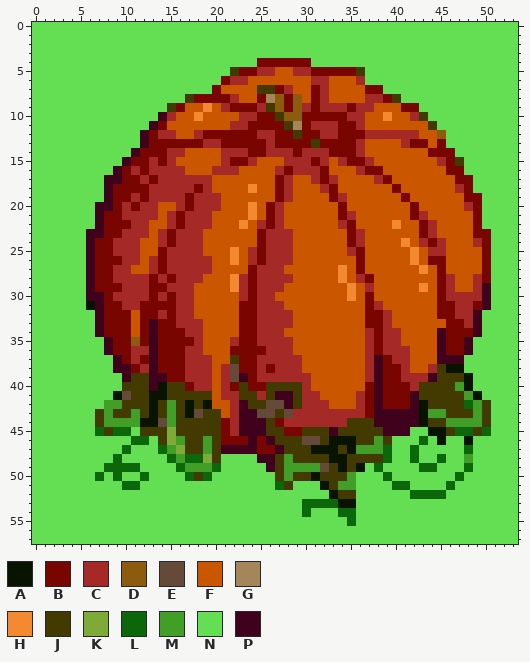
Two states of a pixel-art sprite, assets/pumpkin/result.png. The picture above was drawn from the file before the commit.
The file is 54x58 pixels.
Palette (. is transparent): A #081400  B #790500  C #a52a27  D #8c5b0d  E #664a39  F #ca5600  G #a5865b  H #f48932  J #423a00  K #7eab38  L #0b670a  M #419f27  N #64df53  P #3f011b
The same view after the edit:
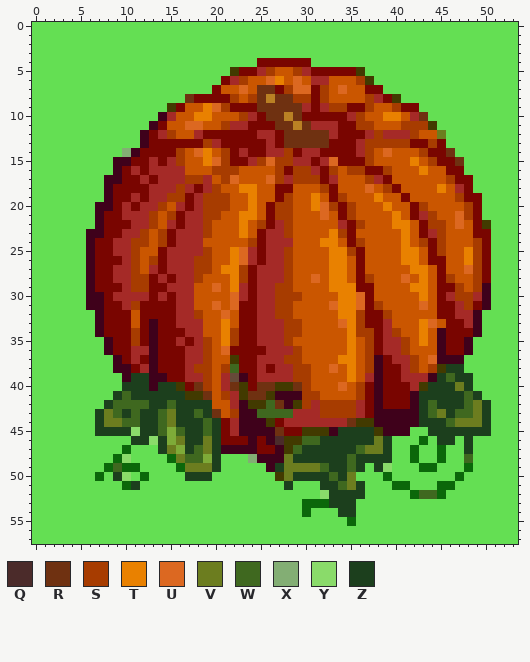
Colours new in this view: Q #4b2b2a  R #6f3111  S #a73c00  T #e98100  U #dc6821  V #6c7d1f  W #3f681f  X #83ae74  Y #8adb6a  Z #1c3f1d
Change:
colour G: #a5865b -> #ba8124
Changed rows in their new state; - is a pixel that keeps its letter.
first column x 6:
 5 --------------------S--S---------------------
 6 -----------------S--UT-U------SJ-------------
 7 -----------------U-RR-SUU-S-U----------------
 8 -----------R----S-SR-RRSS-S----S-------------
 9 -------------TUS---RRRRR---SS-BS--S----------
10 ------------TT---S--RRGR------S--TT--R-------
11 -----------UU--S-----RR-R-----SS---SSS-------
12 ---------S------------RRRRR-----S---S--V-----
13 -------------S--------RRRRR----SSSSS--S------
14 ----X----BS-UT-SB-----S---B----S-U---S--R----
15 ---P------S--TUS---SUSS----UB--S----T-SB-R---
16 --------------SSS----S-SS--S-SS--S---T-------
17 -----------SS--SU---US-SSS-----S--------S----
18 ----------S---S--TT---B---S----U-S-----T-----
19 ---------SS--SSS--T---S--T--S---T--------S---
20 --------S----SSS--T--SS--TUS-S---T---S----S--
21 -------S-S---SS--TT--SS---U--S----T---S--US--
22 -------S-----S---T-S--S-------S---TT--SS-U--J
23 ------S-S----S---T----S----TS-F----T---S-----
24 -----SS-S---------S-------TT--S----T-S-S---S-
25 -----S-------S--TU----S----TTS-----TT-BS--TS-
26 -----S-S----SS--TU----S----TT------TT-----TS-
27 -----S------SS-TTS----S----TT-------TT----US-
28 -----SS-----S---TS----S--U-TT-BS---U-T--S--S-
29 -----SS-------U-T----SS----TTTBB----TT--BS-S-
30 ----------------U----SSS----TTU------T---SS--
31 P----S--------U-U----SS----UTTU-S----U----S--
32 --------B---S--U-----SS-----TTS--S-----------
33 ---------------T------SS----UTS------TU------
34 -----S---------TS-----SS-----TSS--S--T-------
35 -----S----C--S-TS-----S------T-S---S-T-------
36 -------------S-U-------S-----T-S---S---------
37 -------------S--------SS----TT-S----S-U------
38 ------------SS-SW------SS--U-T-S----S-S-ZZ---
39 -----ZZ------S---------SS----T---------ZWZZ--
40 ----ZZZ-ZZ--RS--R--RR--RS---U-S-------ZZZVZ--
41 ---ZWZZZZZZ--R-S--RR---PSS----S------ZZZZZWZ-
42 --ZWWWWZZWZZZZ------WR--S-SSSS-------ZWZZZWVZ
43 -ZVWZWZZWVZZWZR-S--WWWW---SSSS-------ZWVZWWVZ
44 -ZVVWWZZWVZZZWZ--------------R-------ZZZWVVVZ
45 -ZZZZYZZW-WZZWZ-----PR------ZZZZ------ZZZZZZZ
46 -----ZZYZ-VZZVZ------Q--WWZZZZZZVZ-----ZZ-Z--
47 --------ZV-ZWVZ--------WZZZZZZWVVZ-----L--Z--
48 ----Y-----VWW-Z---X--PVZZZZZZWZZZZ--------W--
49 ---W-------VVVZ------ZVVVVWZZWZ-ZY-----------
50 ---ZY------ZZZ--------VZZZZWZV---------------
51 -----Z---------------NZ---ZZWVZ--------L-----
52 --------------------------YZZZZ------WW------
53 ---------------------------ZZZ---------------
54 ----------------------------ZZ---------------
Pixel boxes of the changes (left, top, right, bottom) in both pictures:
changed: (86, 67, 491, 517)
